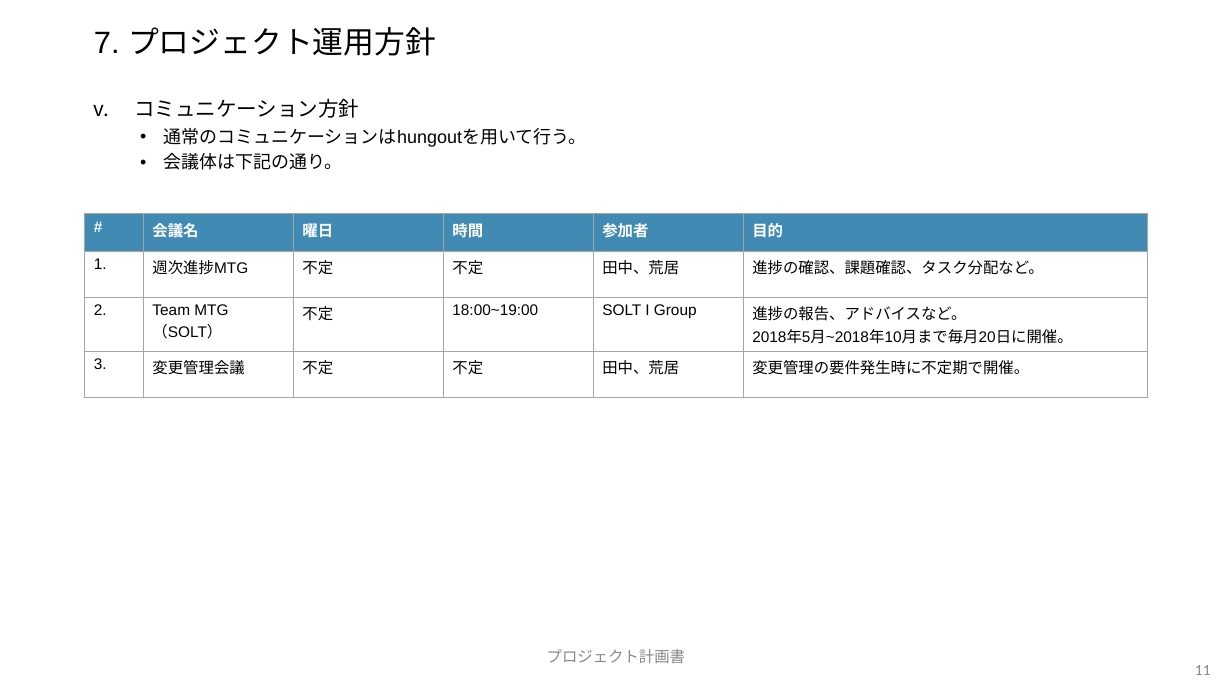
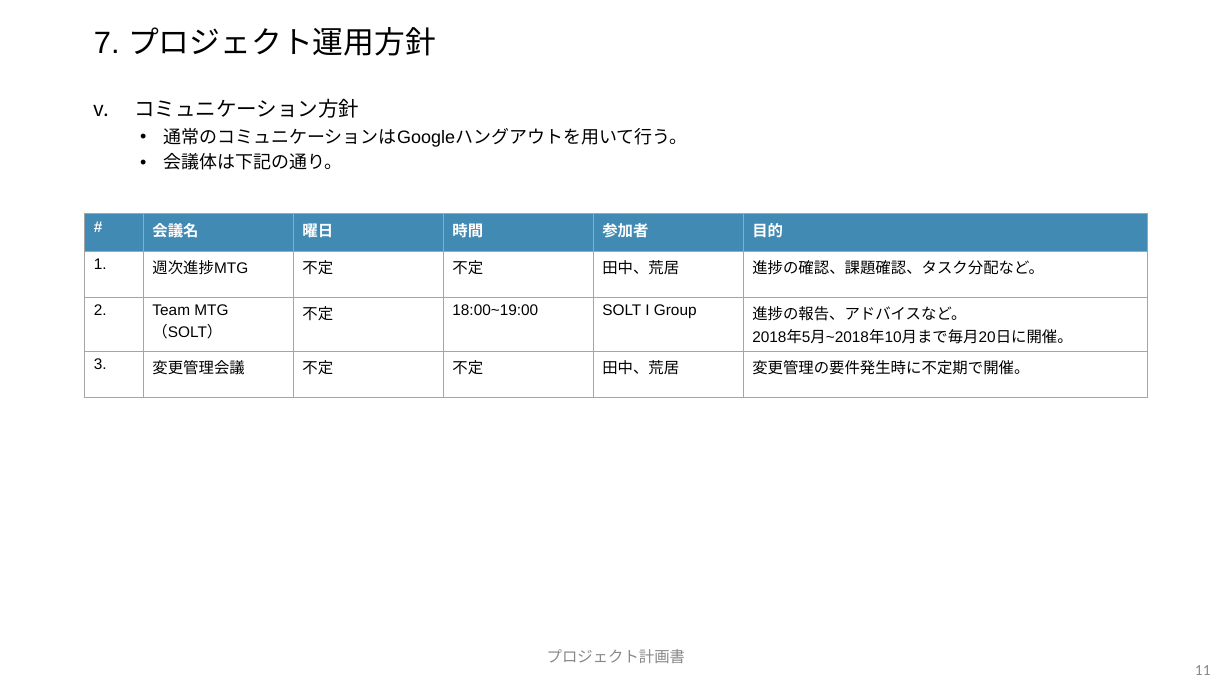
Before and after one commit to yoshtanaka/toraberu, a slide deck: slide 11 of プロジェクト計画書_v0.5.pptx. Drawn at 1232x693 pixels with LibreOffice and Linux fonts; fonts in the diff are those of the drawing; background and template pictures are left out. Boxes give left, top, right and bottom in pixels: in the first picture for what was removed or moved away, otherwise in the second. Text is boxed around its words. In the diff, an @@ line names an element or a change of style, - is before the commit and + after.

```diff
--- a/プロジェクト計画書_v0.5.pptx
+++ b/プロジェクト計画書_v0.5.pptx
@@ text at box(163, 128, 687, 147): text changed @@
-  • 通常のコミュニケーションはhungoutを用いて行う。
+  • 通常のコミュニケーションはGoogleハングアウトを用いて行う。
```
Also in this commit, not shown: 4 other slides changed.
